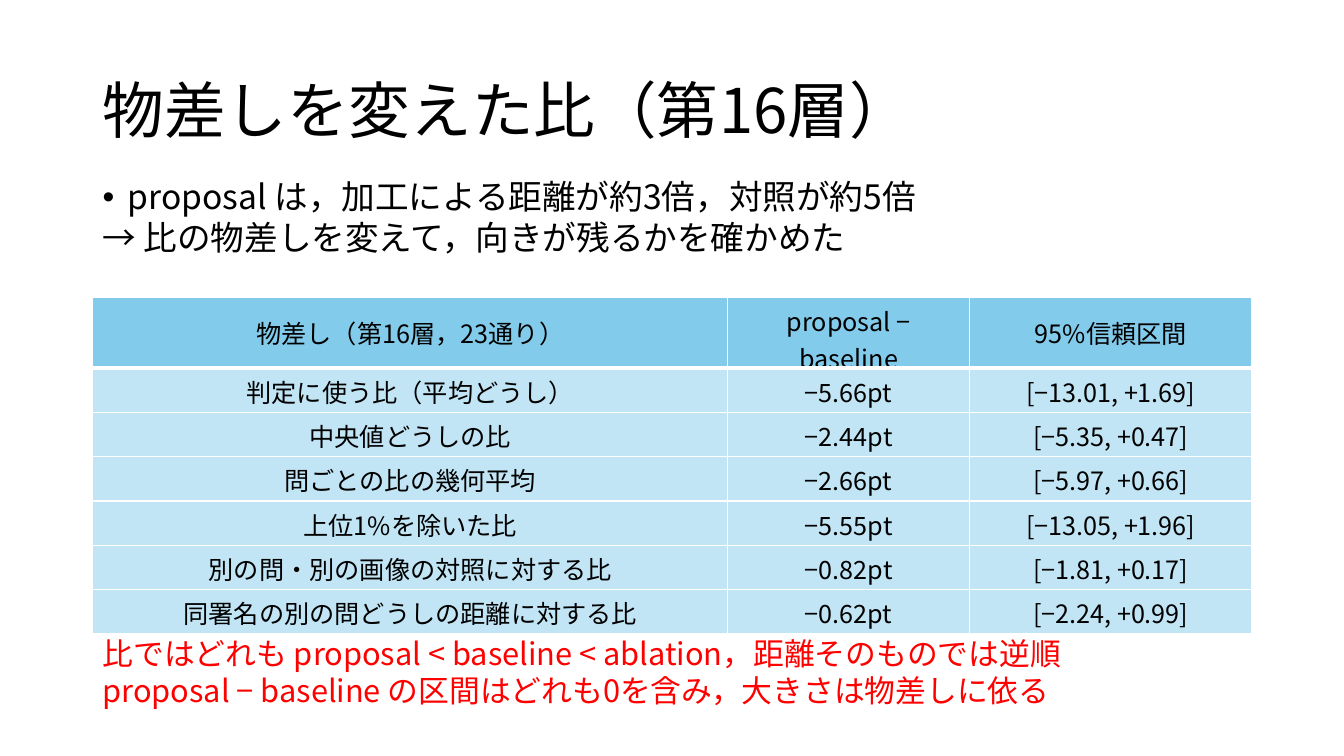
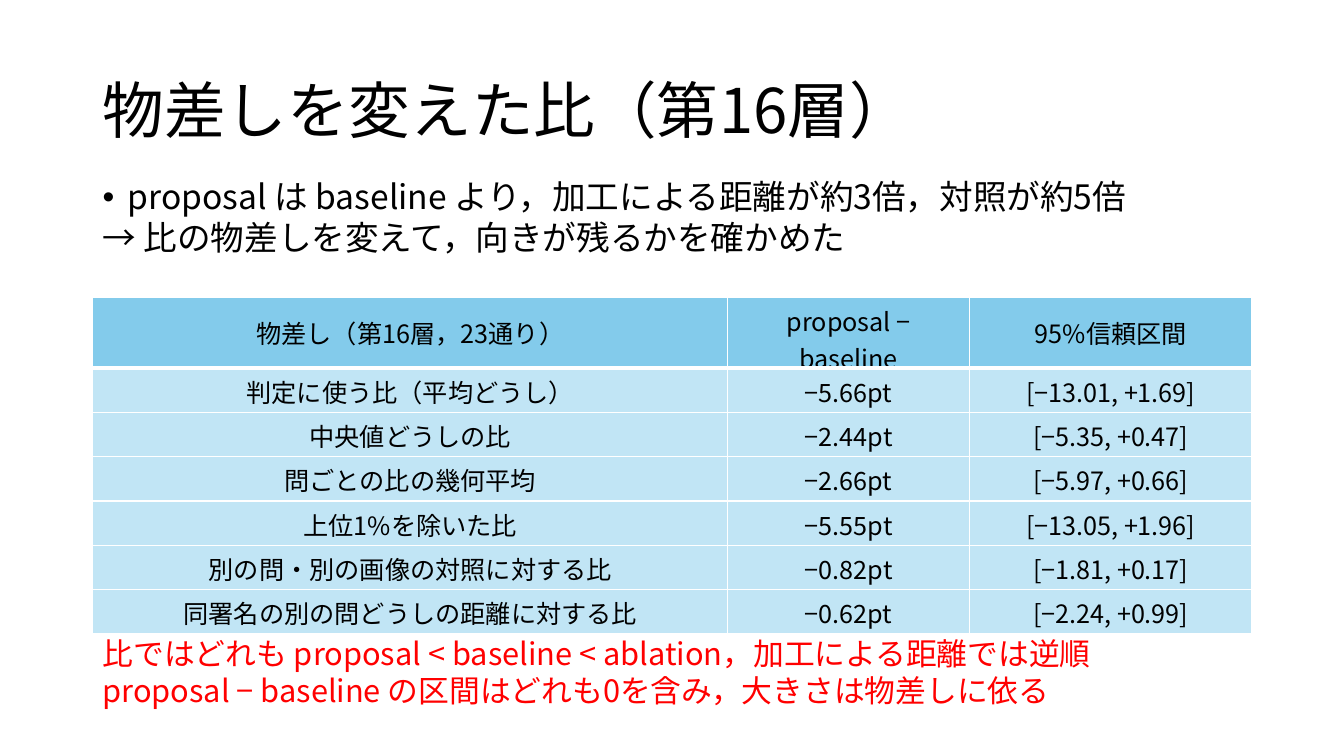
Before and after one commit to tomoking2004/cotar, a slide deck: slide 11 of presentations/20261030_進捗報告.pptx. Drawn at 1344x756 pixels with LibreOffice and Linux fonts; fonts in the diff are those of the drawing. Boxes give left, top, right and bottom in pixels: in the first picture for what was removed or moved away, otherwise in the second. Text is boxed around its words. In the diff, an @@ line names an element or a change of style, - is before the commit and + after.

```diff
--- a/presentations/20261030_進捗報告.pptx
+++ b/presentations/20261030_進捗報告.pptx
@@ text at box(128, 180, 1127, 217): text changed @@
-• proposal は，加工による距離が約3倍，対照が約5倍
+• proposal は baseline より，加工による距離が約3倍，対照が約5倍
@@ text at box(103, 639, 1090, 672): text changed @@
-比ではどれも proposal < baseline < ablation，距離そのものでは逆順
+比ではどれも proposal < baseline < ablation，加工による距離では逆順
```
Also in this commit, not shown: 11 other slides changed, 3 other files.
